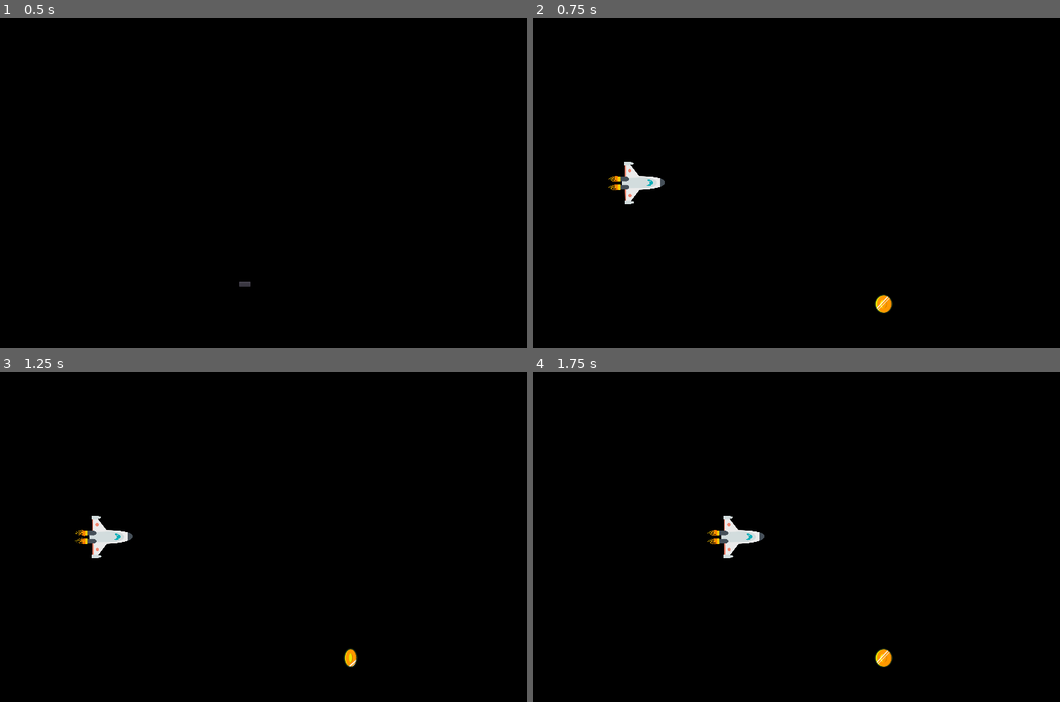
Above: before the commit, frames 1-4 (two rows, left to right).
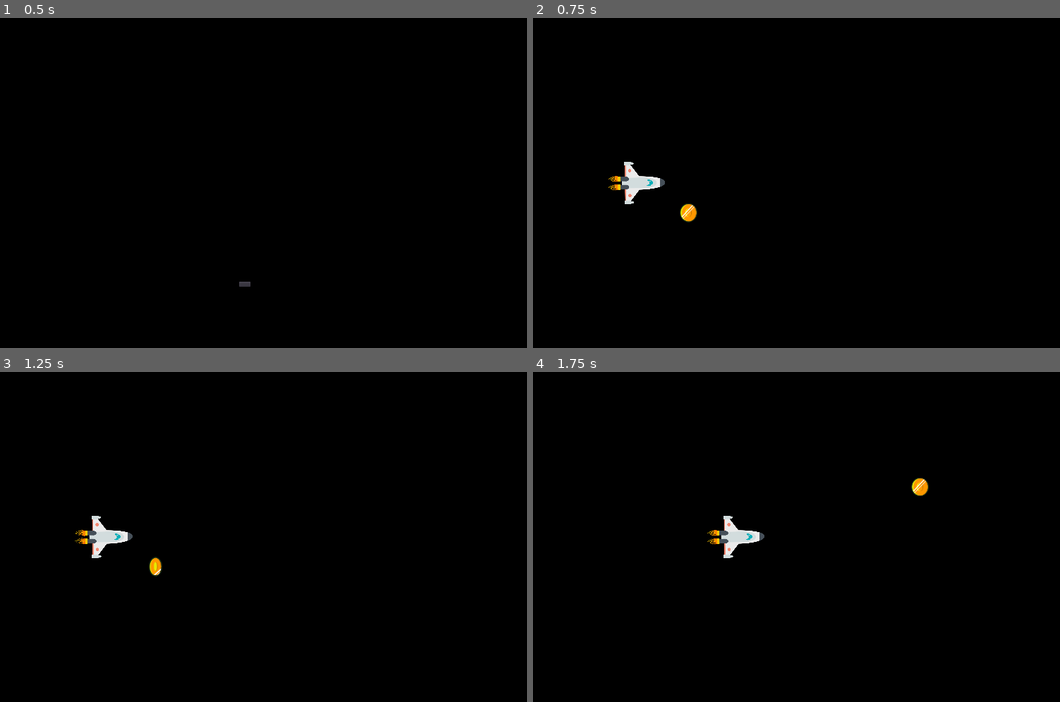
Above: after the commit, the same moments.

Repository: ant003/Space-Learning
Game: Godot game, scene res://scenes/Main.tscn
The game is run twice, just before and just after one commit, with the same random seed, the same clock (stepped at 60 frames per second) and the same inputs.
Inputs:
- Up to frame 1 (0.5 s): no input
- Up to frame 2 (0.75 s): click "Comenzar" at 0.5 s
- Up to frame 3 (1.25 s): no input
- Up to frame 4 (1.75 s): hold Right (ui_right) from 1.28 s (still down)

Frame 1 is identical in both runs. In frame 2, 0.3% of the frame differs, in the area x 27-69%, y 56-90%; in frame 3, 0.2%; in frame 4, 0.3%.

Commit message:
now if the phrases file ends returns to the beginning and emeralds and coins spawn only below the HUD

Diff:
--- a/scenes/HUD.tscn
+++ b/scenes/HUD.tscn
@@ -45,12 +45,12 @@
 
 [node name="Tip" type="Label" parent="TopInfo/GameInfo"]
 margin_left = 454.0
-margin_top = 37.0
+margin_top = 23.0
 margin_right = 904.0
-margin_bottom = 62.0
+margin_bottom = 76.0
 size_flags_horizontal = 3
 custom_fonts/font = SubResource( 5 )
-text = "Mercurio es el primer planeta desde el sol"
+text = "Atrapa esmeraldas para desbloquear consejos espaciales"
 align = 1
 valign = 1
 autowrap = true
--- a/scripts/HUD.gd
+++ b/scripts/HUD.gd
@@ -8,21 +8,17 @@
 func _ready():
 	pass # Replace with function body.
 
-#func read():
-#	var file = File.new()
-#	file.open("phrases.txt", File.READ)
-#	var content = file.get_line()
-#	file.close()
-#	return content
 
 func open_file(path):
 	phrases = File.new()
 	phrases.open(path,File.READ)
 
-
-
 func update_tip():
-	$TopInfo/GameInfo/Tip.text = phrases.get_line()
+	var tmp_phrase = phrases.get_line()
+	if(phrases.eof_reached()):
+		phrases.seek(0)
+		tmp_phrase = phrases.get_line()
+	$TopInfo/GameInfo/Tip.text = tmp_phrase
 
 func show_message(text):
 	$BottomInfo/GameInfo/Message.text = text
@@ -33,7 +29,6 @@
 	show_message("Juego terminado")
 	# Wait until the MessageTimer has counted down.
 	yield($MessageTimer, "timeout")
-
 	$BottomInfo/GameInfo/Message.text = "Esquiva  y\natrapa monedas!"
 	$BottomInfo/GameInfo/Message.show()
 	# Make a one-shot timer and wait for it to finish.
@@ -44,10 +39,8 @@
 func update_score(score):
 	$TopInfo/GameInfo/ScoreLabel.text = str(score)
 
-
 func _on_MessageTimer_timeout():
 	$BottomInfo/GameInfo/Message.hide()
-
 
 func _on_StartButton_pressed():
 	open_file("phrases.txt")
--- a/scripts/Main.gd
+++ b/scripts/Main.gd
@@ -16,8 +16,8 @@
 	$HUD.update_score(score)
 
 func gen_rand_pos():
-	var x_range = Vector2(50, 974)
-	var y_range = Vector2(50, 550)
+	var x_range = Vector2(128, 974)
+	var y_range = Vector2(128, 550)
 	var random_x = randi() % int(x_range[1]- x_range[0]) + 1 + x_range[0]
 	var random_y =  randi() % int(y_range[1]-y_range[0]) + 1 + y_range[0]
 	var random_pos = Vector2(random_x, random_y)
Not shown, changed: phrases.txt
